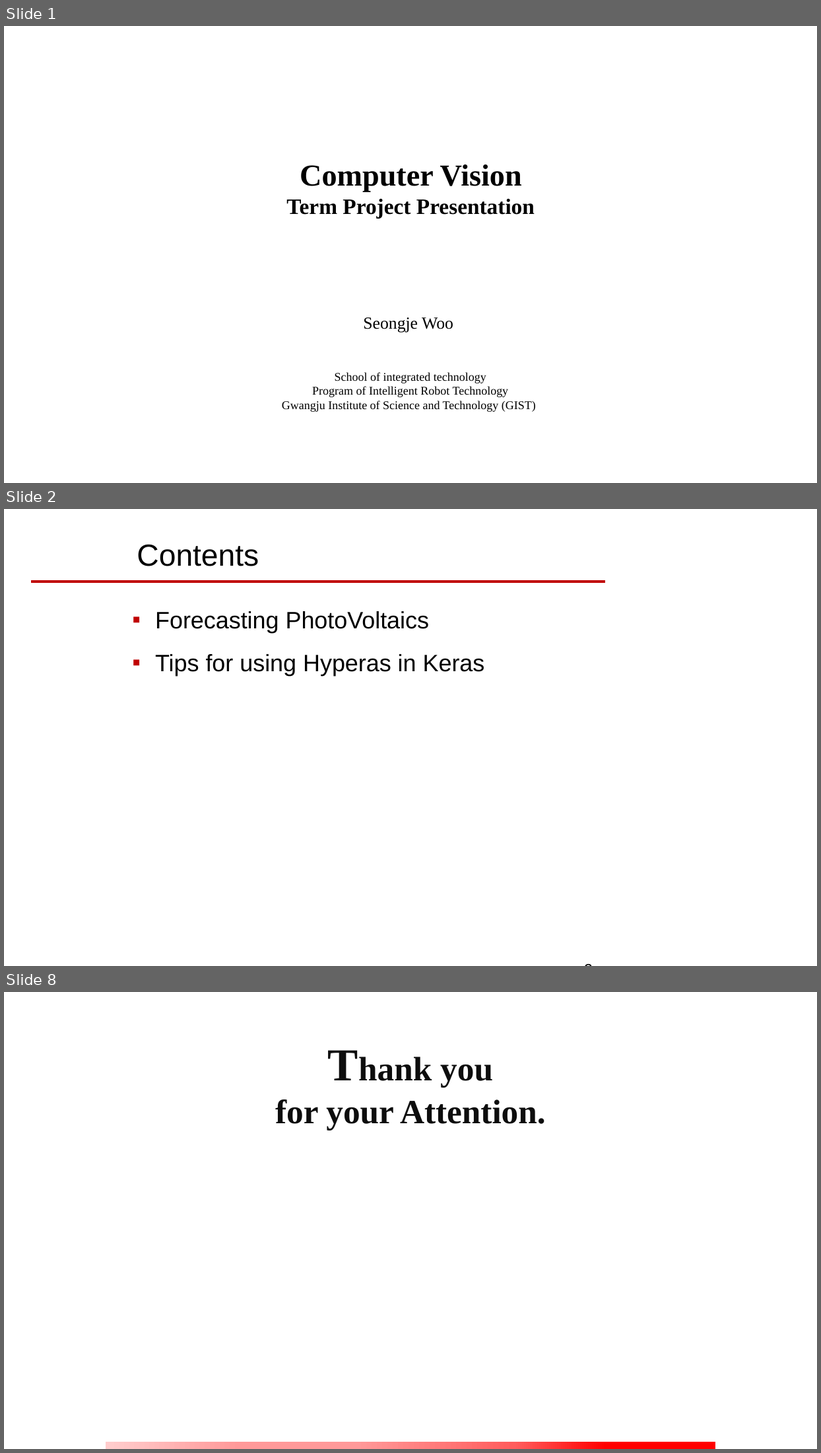
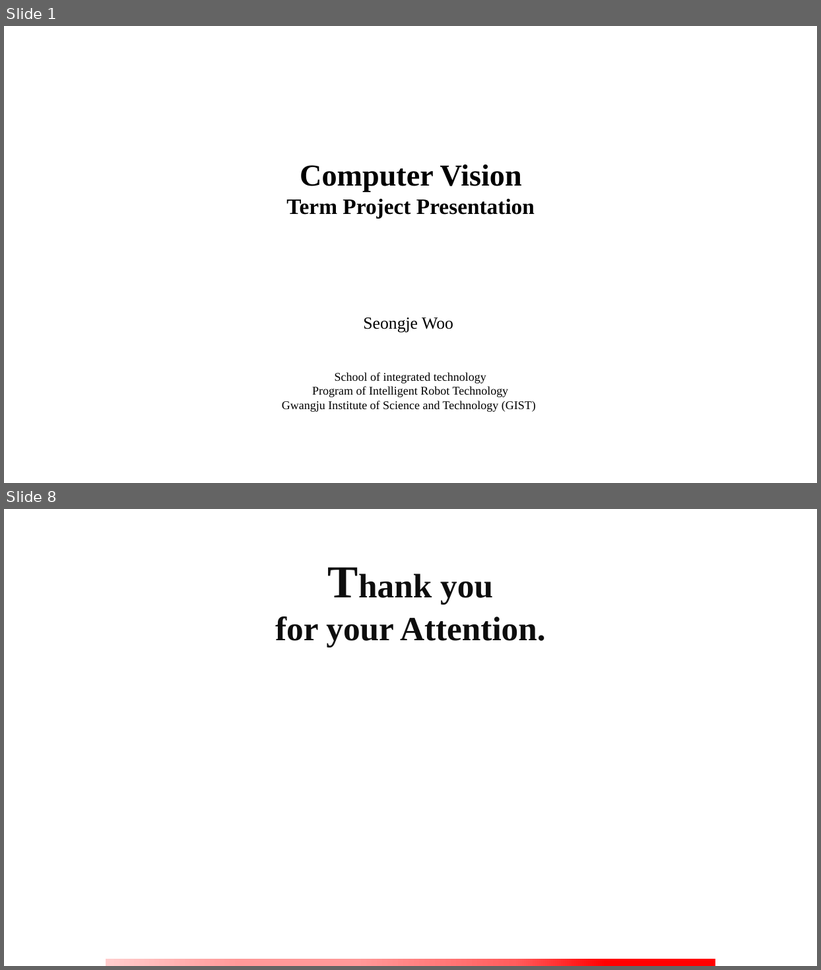
Before and after one commit to goseongje/cv_term_project, a slide deck: TermProject_20201149_SeongjeWoo.pptx. Shown one above the other, each under a label of ours: slides 1, 2 and 8 before the commit, slides 1 and 8 after it; the slides between them are not shown. The pictures are 821x1453 and 821x970 pixels, drawn with LibreOffice and Linux fonts; fonts in the diff are those of the drawing; background and template pictures are left out. Boxes give left, top, right and bottom in pixels: in the first picture for what was removed or moved away, otherwise in the second. Text is boxed around its words. In the diff, an @@ line names an element or a change of style, - is before the commit and + after.

```diff
--- a/TermProject_20201149_SeongjeWoo.pptx
+++ b/TermProject_20201149_SeongjeWoo.pptx
@@ slide 2 removed at (x1=4, y1=509, x2=817, y2=966), background picture (left out) @@
@@ text removed at (x1=137, y1=544, x2=259, y2=566) @@
-Contents
@@ line removed from (31, 582) to (605, 582) @@
@@ text removed at (x1=155, y1=611, x2=485, y2=676) @@
-▪ Forecasting PhotoVoltaics
-▪ Tips for using Hyperas in Keras
@@ page number removed at (x1=579, y1=956, x2=762, y2=966) @@
-2
```
Also in this commit, not shown: 6 slides added, 5 other slides removed, 3 other files.
